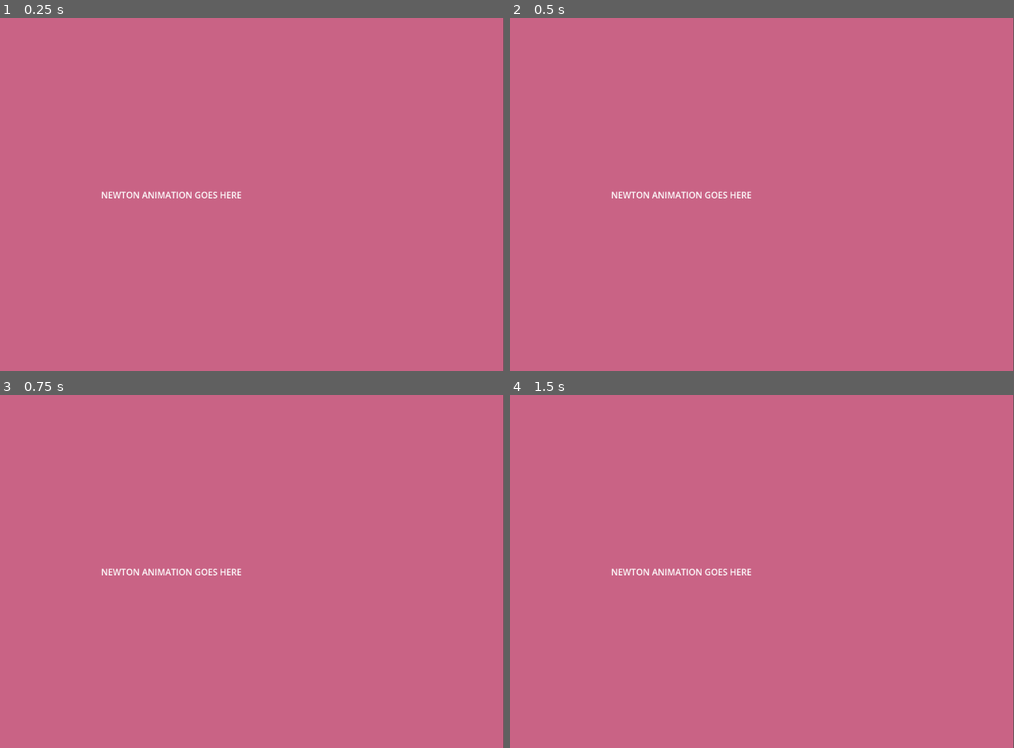
Above: before the commit, frames 1-4 (two rows, left to right).
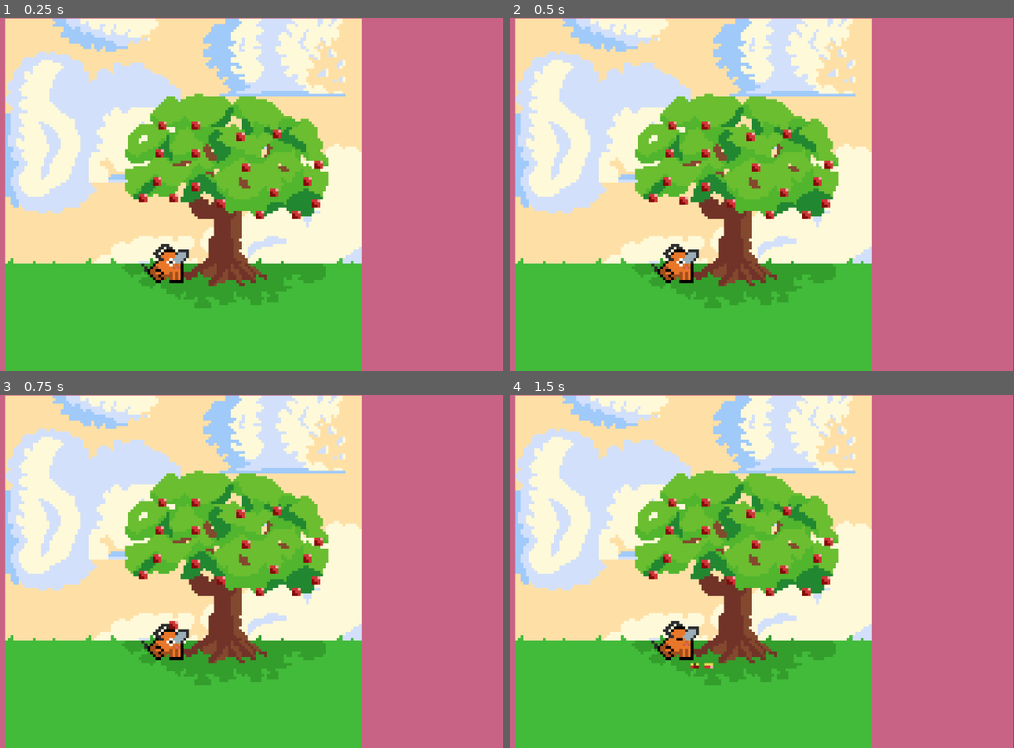
Above: after the commit, the same moments.

Repository: Juno-Joseph/Feed-The-Devil
Game: Godot game, scene res://Scenes/Cut Scenes/newton.tscn
Same seed, same stepped clock (60 frames per second), same inputs: the game is played once before the commit and once after it. This scene is started directly instead of the project's main scene.
Inputs:
- Up to frame 1 (0.25 s): no input
- Up to frame 2 (0.5 s): no input
- Up to frame 3 (0.75 s): hold Right (right) from 0.53 s (still down)
- Up to frame 4 (1.5 s): release Right (right) at 1.28 s; hold Down (down) from 1.28 s (still down)

The runs differ from the first frame. In frame 1, 71% of the frame differs, in the area x 0-72%, y 0-100%; in frame 2, 71%; in frame 3, 71%; in frame 4, 71%.

Commit message:
Newton cutscene
1 more !!!!11!!

Diff:
--- a/Scenes/Cut Scenes/newton.tscn
+++ b/Scenes/Cut Scenes/newton.tscn
@@ -1,6 +1,78 @@
-[gd_scene load_steps=7 format=3 uid="uid://bh3rueruaobp3"]
+[gd_scene load_steps=18 format=3 uid="uid://bh3rueruaobp3"]
 
 [ext_resource type="Script" path="res://Scripts/Cut Scenes/newton.gd" id="1_b3bx1"]
+[ext_resource type="Texture2D" uid="uid://fdewnvxmnfjv" path="res://Assets/Cutscenes/Pochita Newton.png" id="2_8x6hq"]
+
+[sub_resource type="AtlasTexture" id="AtlasTexture_lrfbr"]
+atlas = ExtResource("2_8x6hq")
+region = Rect2(0, 0, 128, 128)
+
+[sub_resource type="AtlasTexture" id="AtlasTexture_j7ch4"]
+atlas = ExtResource("2_8x6hq")
+region = Rect2(128, 0, 128, 128)
+
+[sub_resource type="AtlasTexture" id="AtlasTexture_dwri2"]
+atlas = ExtResource("2_8x6hq")
+region = Rect2(256, 0, 128, 128)
+
+[sub_resource type="AtlasTexture" id="AtlasTexture_trsnx"]
+atlas = ExtResource("2_8x6hq")
+region = Rect2(384, 0, 128, 128)
+
+[sub_resource type="AtlasTexture" id="AtlasTexture_m063o"]
+atlas = ExtResource("2_8x6hq")
+region = Rect2(512, 0, 128, 128)
+
+[sub_resource type="AtlasTexture" id="AtlasTexture_gplfm"]
+atlas = ExtResource("2_8x6hq")
+region = Rect2(640, 0, 128, 128)
+
+[sub_resource type="AtlasTexture" id="AtlasTexture_1kgue"]
+atlas = ExtResource("2_8x6hq")
+region = Rect2(768, 0, 128, 128)
+
+[sub_resource type="AtlasTexture" id="AtlasTexture_46ic1"]
+atlas = ExtResource("2_8x6hq")
+region = Rect2(896, 0, 128, 128)
+
+[sub_resource type="AtlasTexture" id="AtlasTexture_x03no"]
+atlas = ExtResource("2_8x6hq")
+region = Rect2(1024, 0, 128, 128)
+
+[sub_resource type="SpriteFrames" id="SpriteFrames_7ommn"]
+animations = [{
+"frames": [{
+"duration": 3.0,
+"texture": SubResource("AtlasTexture_lrfbr")
+}, {
+"duration": 1.0,
+"texture": SubResource("AtlasTexture_j7ch4")
+}, {
+"duration": 1.0,
+"texture": SubResource("AtlasTexture_dwri2")
+}, {
+"duration": 1.0,
+"texture": SubResource("AtlasTexture_trsnx")
+}, {
+"duration": 1.0,
+"texture": SubResource("AtlasTexture_m063o")
+}, {
+"duration": 1.0,
+"texture": SubResource("AtlasTexture_gplfm")
+}, {
+"duration": 1.0,
+"texture": SubResource("AtlasTexture_1kgue")
+}, {
+"duration": 1.0,
+"texture": SubResource("AtlasTexture_46ic1")
+}, {
+"duration": 1.0,
+"texture": SubResource("AtlasTexture_x03no")
+}],
+"loop": false,
+"name": &"newton",
+"speed": 8.0
+}]
 
 [sub_resource type="Animation" id="Animation_h23ly"]
 resource_name = "dark_fade_in"
@@ -121,13 +193,13 @@
 [node name="Newton" type="Node2D"]
 script = ExtResource("1_b3bx1")
 
-[node name="Animatio Placer Holder" type="Label" parent="."]
-z_index = 1
-offset_left = 413.0
-offset_top = 313.0
-offset_right = 634.0
-offset_bottom = 336.0
-text = "NEWTON ANIMATION GOES HERE"
+[node name="AnimatedSprite2D" type="AnimatedSprite2D" parent="."]
+position = Vector2(564, 328)
+scale = Vector2(5.115, 5.115)
+sprite_frames = SubResource("SpriteFrames_7ommn")
+animation = &"newton"
+frame = 8
+frame_progress = 1.0
 
 [node name="ColorRect" type="ColorRect" parent="."]
 z_index = -1
@@ -142,6 +214,7 @@
 
 [node name="ColorRect" type="ColorRect" parent="Transition"]
 visible = false
+self_modulate = Color(0, 0, 0, 1)
 z_index = 5
 anchors_preset = 15
 anchor_right = 1.0
--- a/Scripts/Cut Scenes/newton.gd
+++ b/Scripts/Cut Scenes/newton.gd
@@ -1,10 +1,9 @@
 extends Node2D
 
-##uncomment this when cutscene is finished
-##@onready var anim = $AnimatedSprite2D
+@onready var anim = $AnimatedSprite2D
 @onready var transition = $Transition
 
 # Called when the node enters the scene tree for the first time.
 func _ready():
-	##anim.play("default")
+	anim.play("newton")
 	transition.play("light_fade_in")
Binary file added: Assets/Cutscenes/Pochita Newton.png
Not shown, added: Assets/Cutscenes/Pochita Newton.png.import
